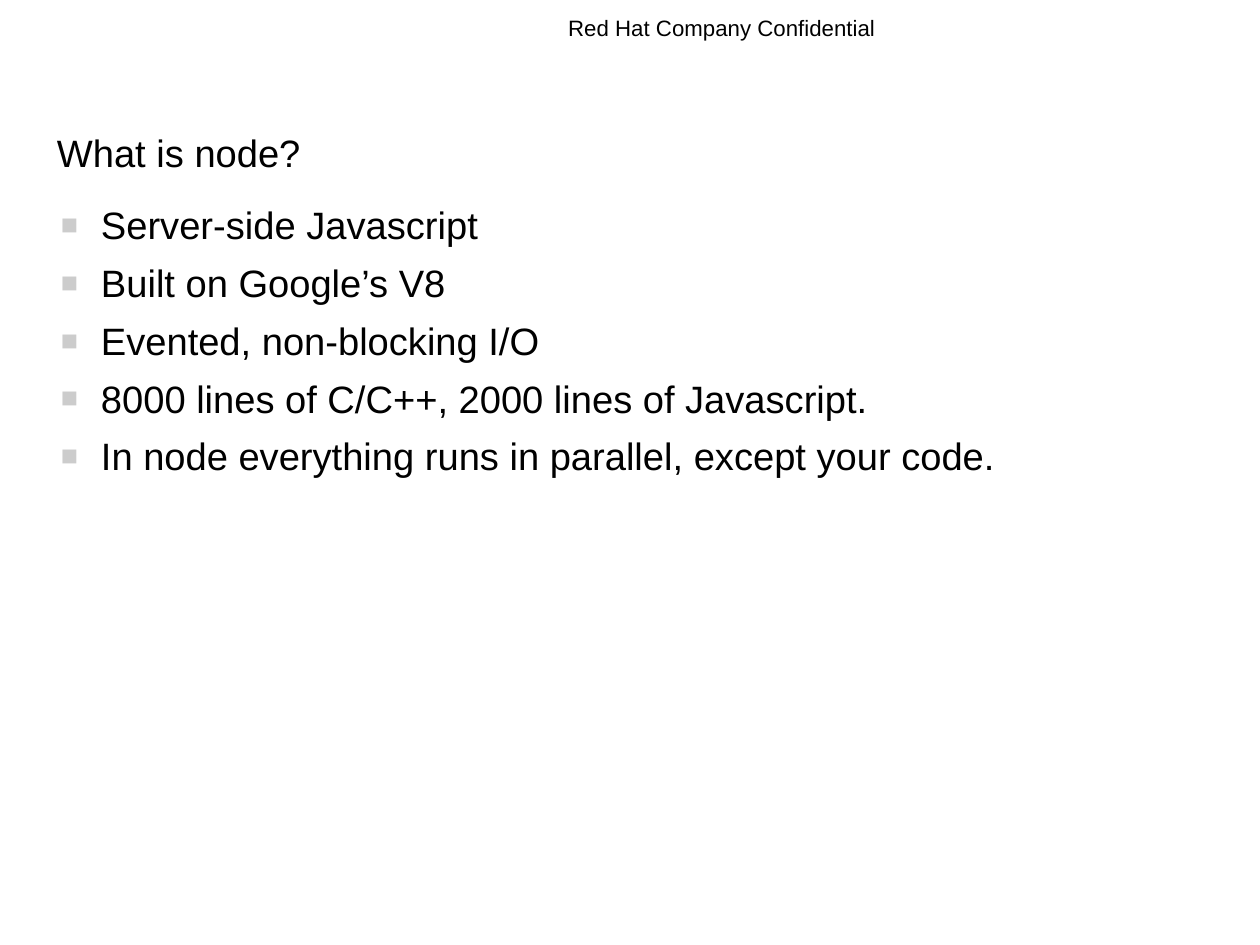
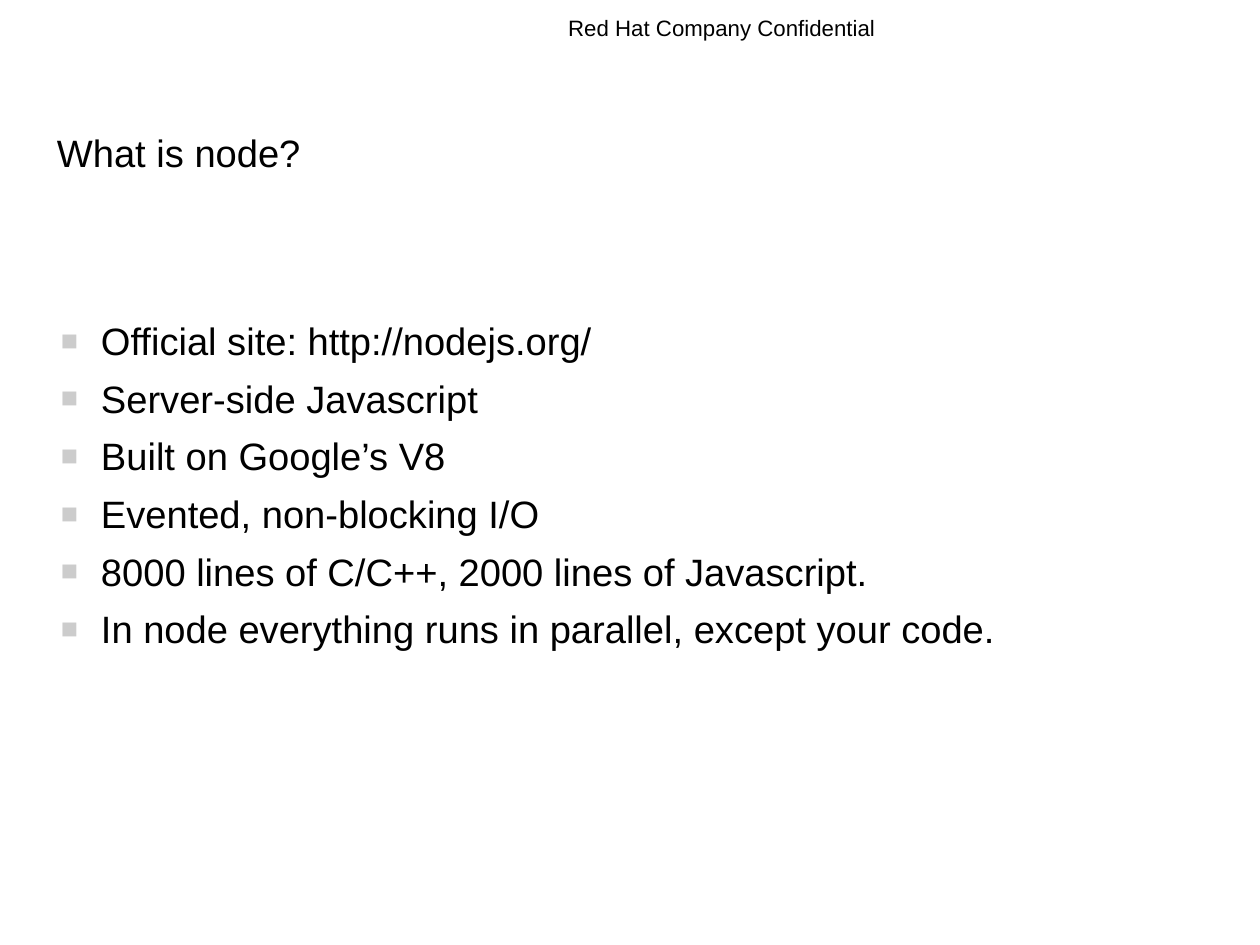
Before and after one commit to rhyw/node-trial, a slide deck: slide 3 of node-introduction.odp. Drawn at 1260x945 pixels with LibreOffice and Linux fonts; fonts in the diff are those of the drawing; background and template pictures are left out. Boxes give left, top, right and bottom in pixels: in the first picture for what was removed or moved away, otherwise in the second. Text is boxed around its words. In the diff, an @@ line names an element or a change of style, - is before the commit and + after.

```diff
--- a/node-introduction.odp
+++ b/node-introduction.odp
@@ text at (101,327,592,363): paragraph added @@
+■ Official site: http://nodejs.org/
```
Also in this commit, not shown: 7 other slides changed, 3 slides added, 4 slides removed.
